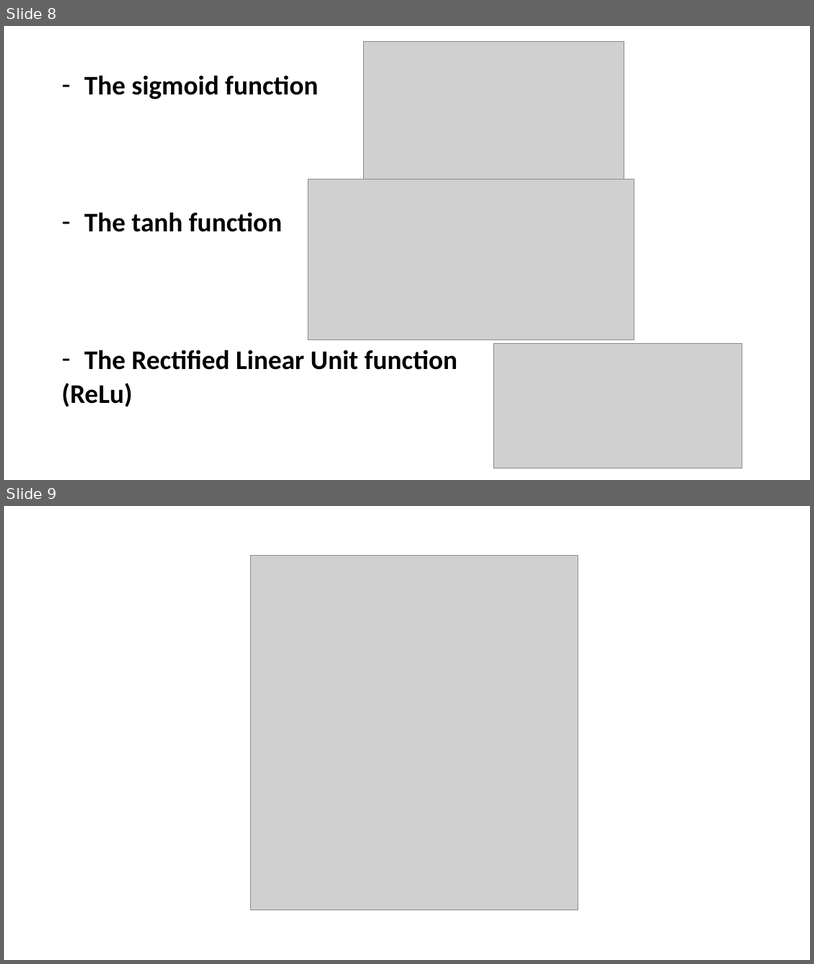
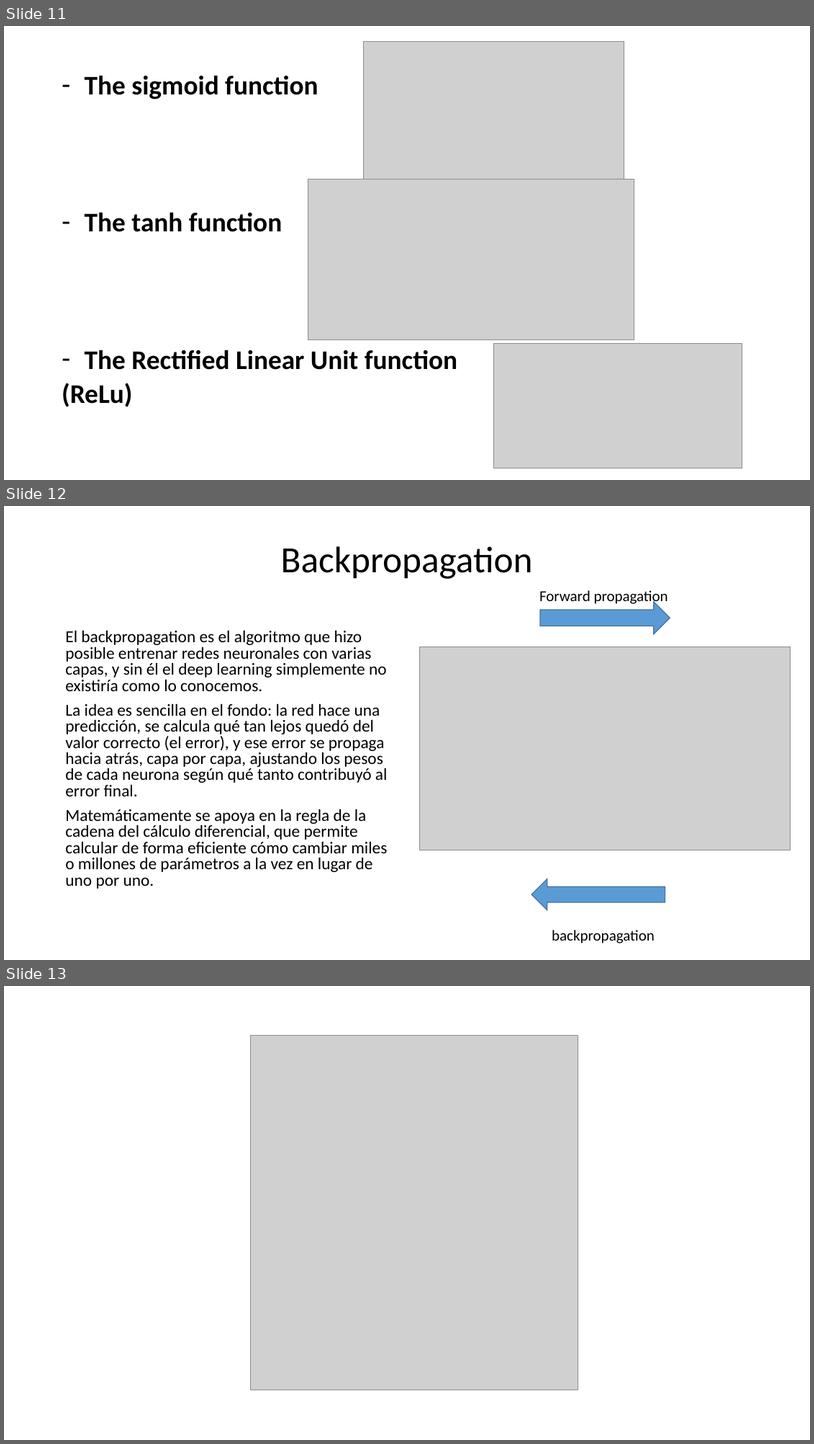
Before and after one commit to Leonardogamu/sesiones, a slide deck: Machine & Deep Learning.pptx. Shown one above the other, each under a label of ours: slides 8 and 9 before the commit, slides 11, 12 and 13 after it. The pictures are 814x964 and 814x1444 pixels, drawn with LibreOffice and Linux fonts; fonts in the diff are those of the drawing; grey boxes stand for pictures. Boxes give left, top, right and bottom in pixels: in the first picture for what was removed or moved away, otherwise in the second. Text is boxed around its words. In the diff, an @@ line names an element or a change of style, - is before the commit and + after.

```diff
--- a/Machine & Deep Learning.pptx
+++ b/Machine & Deep Learning.pptx
@@ slide 12 added at box(4, 506, 810, 960), background #FFFFFF @@
@@ title added at box(281, 546, 533, 579), 44 pt, text #000000 @@
+Backpropagation
@@ text added at box(540, 590, 669, 605), 18 pt, text #000000 @@
+Forward propagation
@@ right arrow added at box(540, 602, 671, 634), fill #5B9BD5, outline #43739E 1 pt @@
@@ text added at box(65, 630, 388, 888), 20 pt, text #000000 @@
+El backpropagation es el algoritmo que hizo posible entrenar redes neuronales con varias capas, y sin él el deep learning simplemente no existiría como lo conocemos.
+La idea es sencilla en el fondo: la red hace una predicción, se calcula qué tan lejos quedó del valor correcto (el error), y ese error se propaga hacia atrás, capa por capa, ajustando los pesos de cada neurona según qué tanto contribuyó al error final.
+Matemáticamente se apoya en la regla de la cadena del cálculo diferencial, que permite calcular de forma eficiente cómo cambiar miles o millones de parámetros a la vez en lugar de uno por uno.
@@ picture added at box(419, 647, 791, 849) @@
@@ right arrow added at box(532, 879, 666, 910), fill #5B9BD5, outline #43739E 1 pt @@
@@ text added at box(552, 929, 655, 943), 18 pt, text #000000 @@
+backpropagation
@@ what was slide 8 is now slide 11 @@
@@ what was slide 9 is now slide 13 @@
```
Also in this commit, not shown: 1 slide changed, 2 other slides added.
